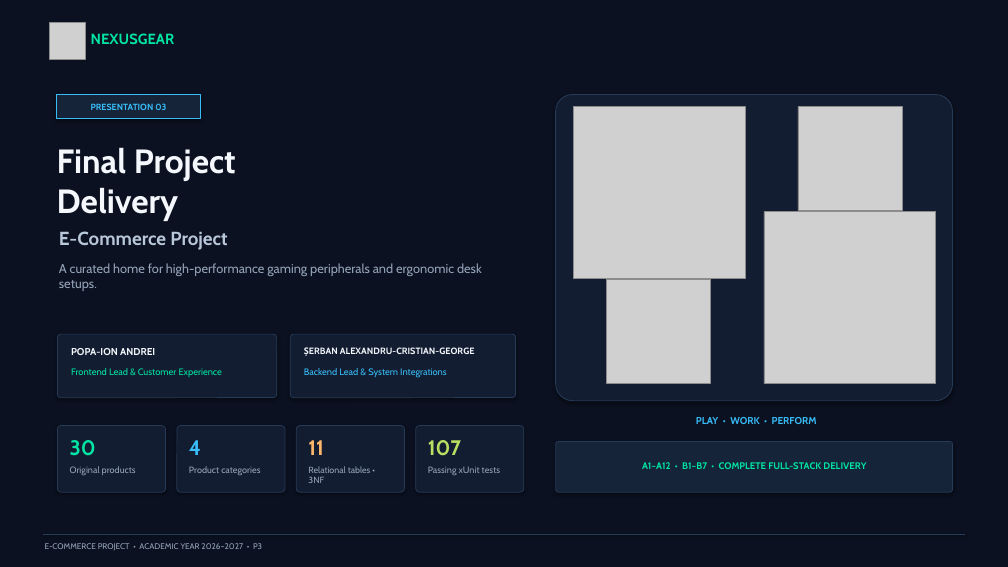
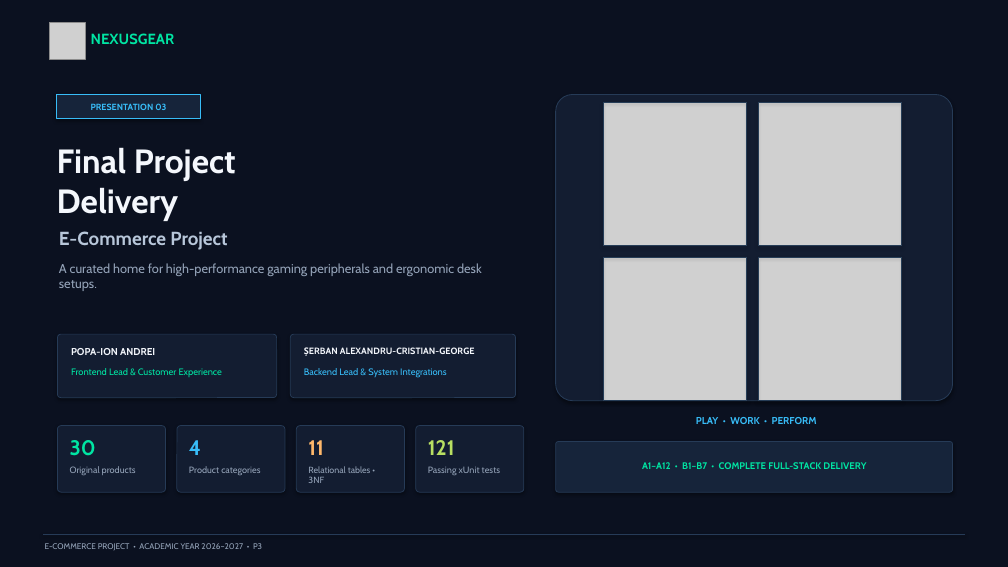
Before and after one commit to AlexandruCristianGeorgeSerban/NexusGear, a slide deck: slide 1 of Presentations/P3/NexusGear_P3_Presentation_Final.pptx. Drawn at 1008x567 pixels with LibreOffice and Linux fonts; fonts in the diff are those of the drawing; grey boxes stand for pictures. Boxes give left, top, right and bottom in pixels: in the first picture for what was removed or moved away, otherwise in the second. Text is boxed around its words. In the diff, an @@ line names an element or a change of style, - is before the commit and + after.

```diff
--- a/Presentations/P3/NexusGear_P3_Presentation_Final.pptx
+++ b/Presentations/P3/NexusGear_P3_Presentation_Final.pptx
@@ picture: place and size @@
-picture at bbox=[573, 107, 745, 278]
+picture at bbox=[603, 102, 747, 246]
@@ rectangle added at bbox=[603, 102, 747, 246], outline #263D57 0.7 pt @@
@@ picture: place and size @@
-picture at bbox=[765, 212, 936, 383]
+picture at bbox=[758, 102, 902, 246]
@@ rectangle added at bbox=[758, 102, 902, 246], outline #263D57 0.7 pt @@
@@ picture: place and size @@
-picture at bbox=[606, 279, 711, 383]
+picture at bbox=[603, 257, 747, 401]
@@ rectangle added at bbox=[603, 257, 747, 401], outline #263D57 0.7 pt @@
@@ picture: place and size @@
-picture at bbox=[798, 107, 902, 211]
+picture at bbox=[758, 257, 902, 401]
@@ rectangle added at bbox=[758, 257, 902, 401], outline #263D57 0.7 pt @@
@@ text at bbox=[428, 440, 455, 455]: text changed @@
-107
+121
```
Also in this commit, not shown: 8 other slides changed, 2 slides added, 2 slides removed, 4 other files.
